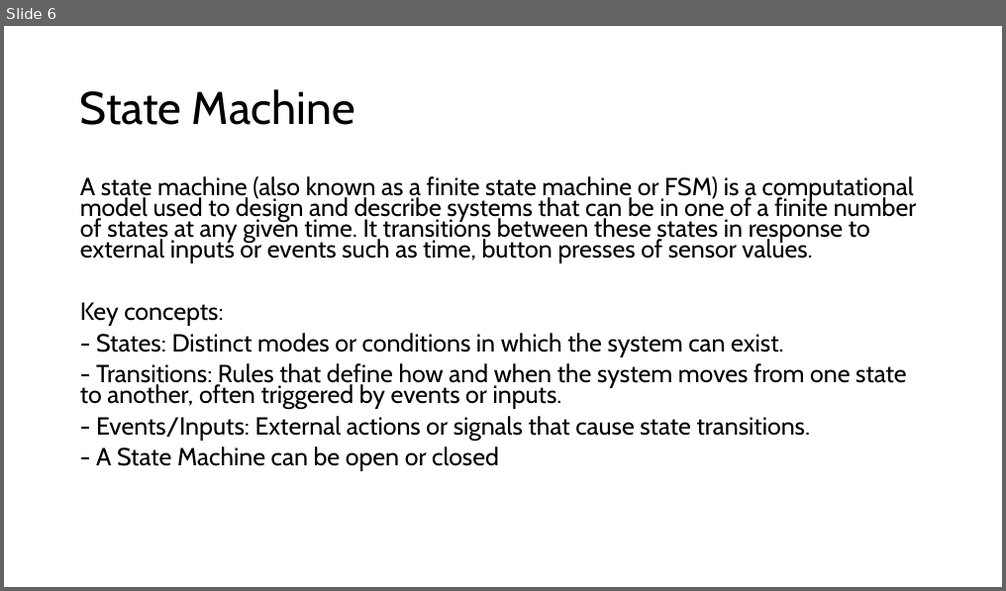
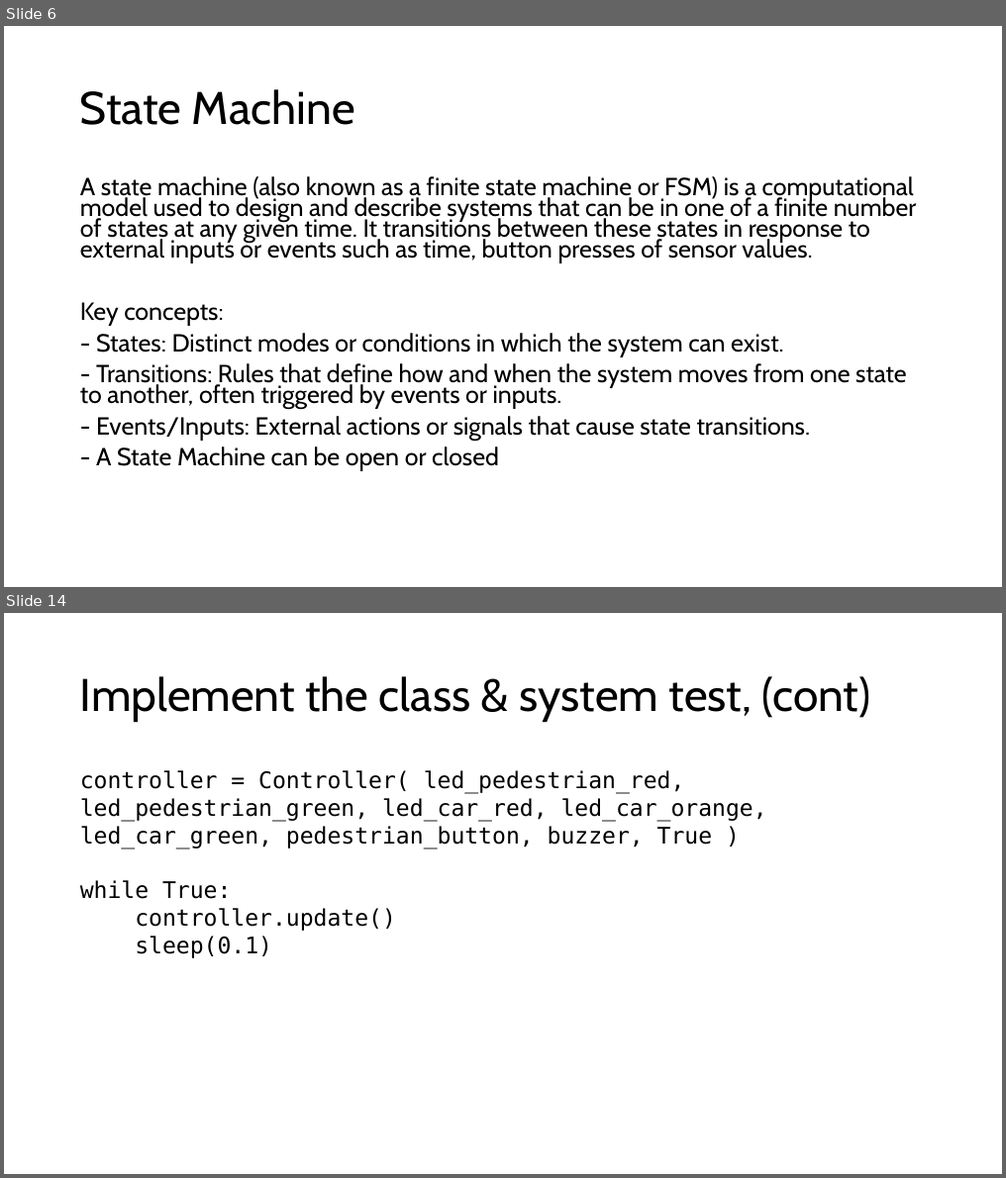
Before and after one commit to TempeHS/MicroPython_OOP_Pi_Pico_Mini_Project_Source, a slide deck: tutorials/presentations/Lecture7.pptx. Shown one above the other, each under a label of ours: slide 6 before the commit, slides 6 and 14 after it; the slides between them are not shown. The pictures are 1006x591 and 1006x1178 pixels, drawn with LibreOffice and Linux fonts; fonts in the diff are those of the drawing. Boxes give left, top, right and bottom in pixels: in the first picture for what was removed or moved away, otherwise in the second. Text is boxed around its words. In the diff, an @@ line names an element or a change of style, - is before the commit and + after.

```diff
--- a/tutorials/presentations/Lecture7.pptx
+++ b/tutorials/presentations/Lecture7.pptx
@@ slide 14 added at bbox=[4, 613, 1002, 1174], background #FFFFFF @@
@@ title added at bbox=[80, 676, 871, 722], 44 pt, text #000000 @@
+Implement the class & system test, (cont)
@@ text added at bbox=[80, 770, 767, 959], 22 pt, text #000000 @@
+controller = Controller( led_pedestrian_red, led_pedestrian_green, led_car_red, led_car_orange, led_car_green, pedestrian_button, buzzer, True )
+while True:
+controller.update()
+sleep(0.1)
```
Also in this commit, not shown: 1 slide changed, 7 other slides added, 1 slide removed, 16 other files.
